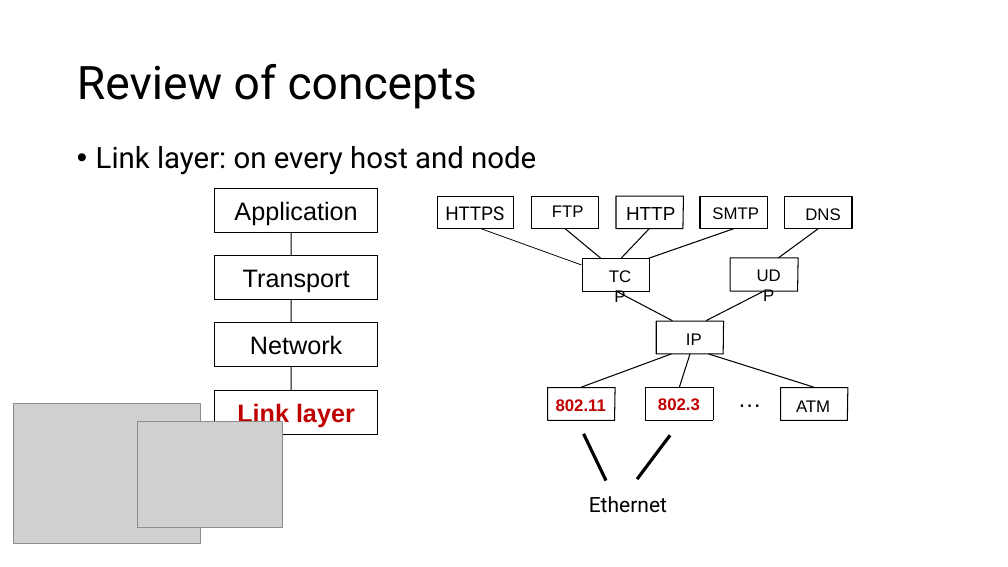
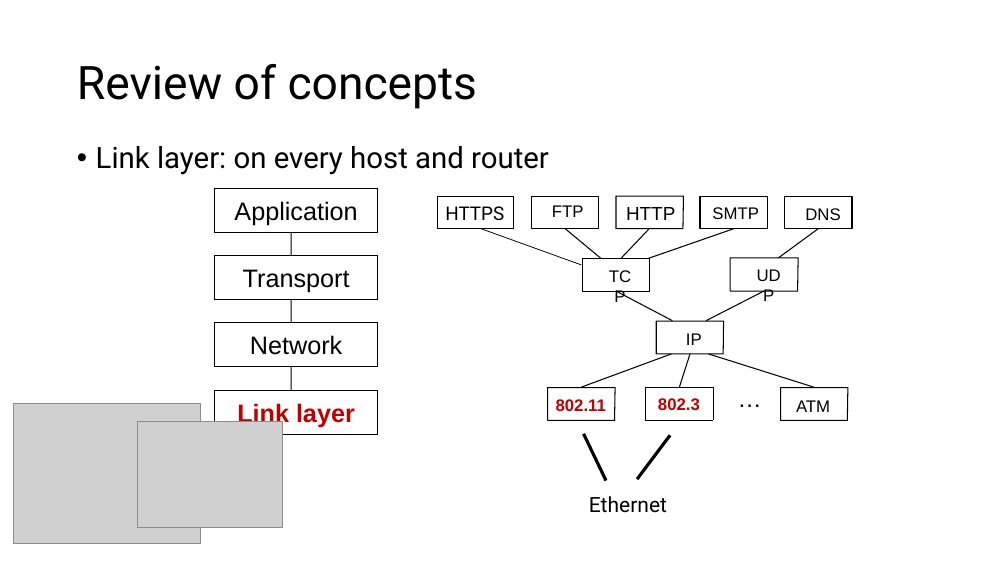
Before and after one commit to ngsrinivas/coursegen, a slide deck: slide 3 of ex/352-S20/lectures/20-medium-access-control.pptx. Drawn at 1008x567 pixels with LibreOffice and Linux fonts; fonts in the diff are those of the drawing; grey boxes stand for pictures. Boxes give left, top, right and bottom in pixels: in the first picture for what was removed or moved away, otherwise in the second. Text is boxed around its words. In the diff, an @@ line names an element or a change of style, - is before the commit and + after.

```diff
--- a/ex/352-S20/lectures/20-medium-access-control.pptx
+++ b/ex/352-S20/lectures/20-medium-access-control.pptx
@@ text at bbox=[96, 146, 549, 175]: text changed @@
-• Link layer: on every host and node
+• Link layer: on every host and router
```
Also in this commit, not shown: 1 other file.
